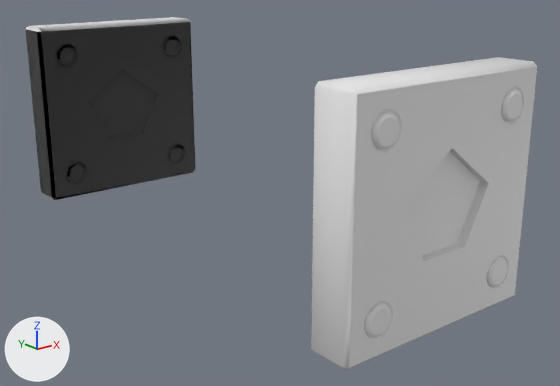
Before and after pictures for a commit that changed the Blender file scenes/rooms/meshes/props/paintings/frame_outline_pentagon.blend.
Both versions are drawn from a camera (50 mm lens) standing at (-0.436, -0.867, 0.183) and looking at (0.025, -0.29, -0.048). Arrows for +X, +Y and +Z are at lower left; the lights stay in place. The picture after the commit comes second.

Before the edit, the objects in view are built like this:
```python
me_cube_001 = bpy.data.meshes.new('Cube.001')
me_cube_001.from_pydata(...)  # 24 vertices, 26 faces; spans x -0.1..0.1, y -0.02..0.02, z -0.1..0.1
me_cube_001.materials.append(mat_material_target)
me_cube_002 = bpy.data.meshes.new('Cube.002')
me_cube_002.from_pydata(...)  # 643 vertices, 513 faces; spans x -0.1..0.1, y -0.022..0.02, z -0.1..0.1
me_cube_002.polygons.foreach_set('use_smooth', [True] * 513)
me_cube_002.materials.append(mat_material_detailed)  # white #e7e7e7
ob_brick_base = bpy.data.objects.new('Brick Base', me_cube_001)
ob_brick_base.location = (0.0, 0.0, 0.0)
ob_brick_base_detailed = bpy.data.objects.new('Brick Base Detailed', me_cube_002)
ob_brick_base_detailed.location = (0.0, -0.5, 0.0)
```
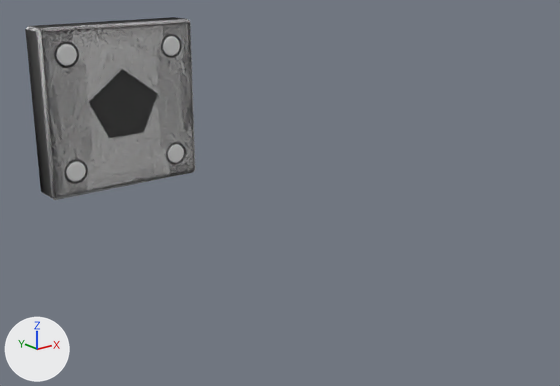
Commit message: work on frame outlines

The change in detail:
Object 'Brick Base Detailed' (ob_brick_base_detailed) moves from (0.0, -0.5, 0.0) to (0.0, 0.0, 0.0).

Boxes (x1, y1, x2, y2) around the edits, measured in the pictures (560 x 386 px):
'Brick Base Detailed', moved: before (311, 57, 537, 370); after (25, 17, 195, 200)
